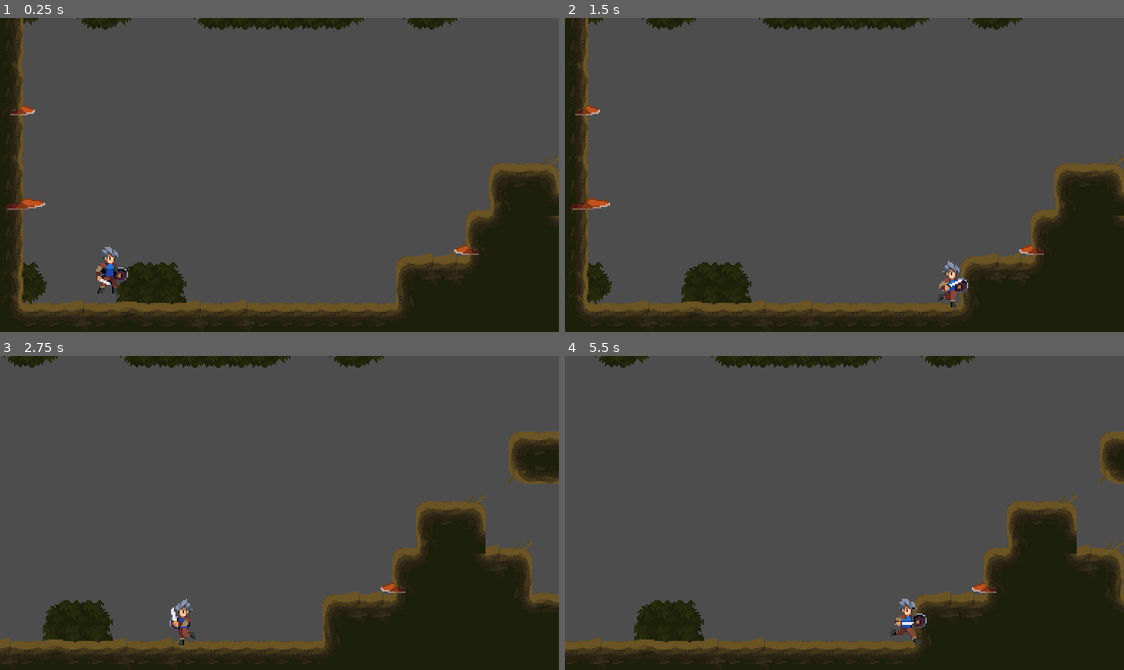
Above: before the commit, frames 1-4 (two rows, left to right).
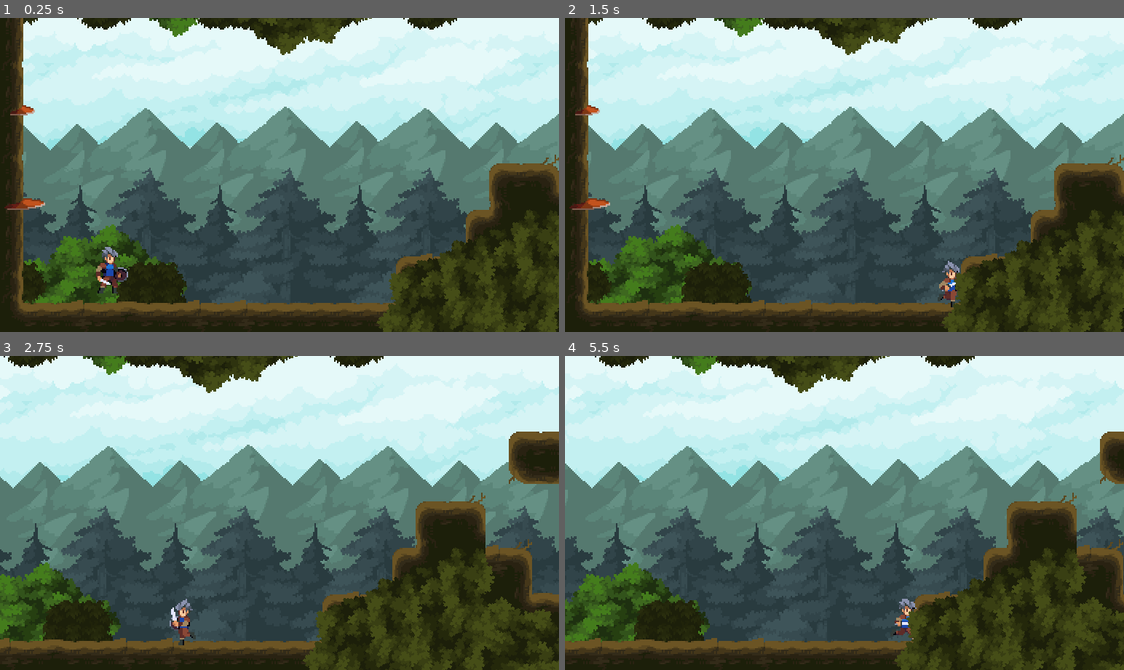
Above: after the commit, the same moments.

Repository: ukagaka/rpg-adventure
Game: Godot game, scene res://world.tscn
Two runs of this game, one before a commit and one after it. Both use one fixed random seed, a clock stepped at 60 frames per second and the inputs below.
Inputs:
- Up to frame 1 (0.25 s): no input
- Up to frame 2 (1.5 s): hold Right (move_right) from 0.53 s (still down); tap Space (jump) at 0.77 s
- Up to frame 3 (2.75 s): tap Space (jump) at 1.52 s; release Right (move_right) at 2.03 s; hold Left (move_left) from 2.03 s (still down)
- Up to frame 4 (5.5 s): release Left (move_left) at 2.78 s; hold Right (move_right) 2.78-4.28 s; tap Space (jump) at 3.02, 3.77, 4.52 s; hold Left (move_left) 4.28-5.03 s; hold Right (move_right) from 5.03 s (still down)

The runs differ from the first frame. In frame 1, 73% of the frame differs, in the area x 3-100%, y 0-100%; in frame 2, 73%; in frame 3, 74%; in frame 4, 75%, in the area x 0-100%, y 0-100%.

Commit message:
03:视差背景
1、使用 ParallaxBackground  节点，设置 layer 属性来确定前景和背景组
2、使用 ParallaxLayer 节点，设置 Scale 来设置运动快慢来造成时差（远处物体运动慢，近处物体运动快）
3、设置 ParallaxLayer 节点的 Mirroring 属性来让背景图进行滚动运行（不需要拉伸背景图）

Diff:
--- a/world.tscn
+++ b/world.tscn
@@ -1,8 +1,10 @@
-[gd_scene load_steps=6 format=3 uid="uid://c5f1tlpsk3rsm"]
-
-[ext_resource type="Texture2D" uid="uid://bgrjvpwyxuxge" path="res://Tree-Assets.png" id="1_frukv"]
+[gd_scene load_steps=8 format=3 uid="uid://c5f1tlpsk3rsm"]
+
+[ext_resource type="Texture2D" uid="uid://bgrjvpwyxuxge" path="res://assets/legacy_fantasy/trees/Tree-Assets.png" id="1_frukv"]
 [ext_resource type="Script" path="res://world.gd" id="1_wp80j"]
 [ext_resource type="PackedScene" uid="uid://bah20vs1e6lfq" path="res://player.tscn" id="2_gtqss"]
+[ext_resource type="Texture2D" uid="uid://cm36ovvufme5r" path="res://assets/legacy_fantasy/background/Background.png" id="4_mrpj4"]
+[ext_resource type="Texture2D" uid="uid://d4frfl5vltmt7" path="res://assets/legacy_fantasy/trees/Background.png" id="5_e00s6"]
 
 [sub_resource type="TileSetAtlasSource" id="TileSetAtlasSource_ccof1"]
 texture = ExtResource("1_frukv")
@@ -481,3 +483,259 @@
 drag_horizontal_enabled = true
 drag_vertical_enabled = true
 editor_draw_drag_margin = true
+
+[node name="Decorations" type="Node2D" parent="."]
+metadata/_edit_lock_ = true
+metadata/_edit_group_ = true
+
+[node name="Background" type="ParallaxBackground" parent="Decorations"]
+
+[node name="Sky" type="ParallaxLayer" parent="Decorations/Background"]
+position = Vector2(-1, 0)
+motion_scale = Vector2(0.3, 0.1)
+motion_mirroring = Vector2(480, 2.08165e-12)
+
+[node name="Background" type="Sprite2D" parent="Decorations/Background/Sky"]
+texture = ExtResource("4_mrpj4")
+centered = false
+
+[node name="Hills" type="ParallaxLayer" parent="Decorations/Background"]
+motion_scale = Vector2(0.5, 0.3)
+motion_mirroring = Vector2(384, 2.08165e-12)
+
+[node name="Background" type="Sprite2D" parent="Decorations/Background/Hills"]
+position = Vector2(47, 175)
+texture = ExtResource("5_e00s6")
+region_enabled = true
+region_rect = Rect2(800, 0, 96, 256)
+
+[node name="Background2" type="Sprite2D" parent="Decorations/Background/Hills"]
+position = Vector2(143, 174)
+texture = ExtResource("5_e00s6")
+region_enabled = true
+region_rect = Rect2(800, 0, 96, 256)
+
+[node name="Background3" type="Sprite2D" parent="Decorations/Background/Hills"]
+position = Vector2(239, 173)
+texture = ExtResource("5_e00s6")
+region_enabled = true
+region_rect = Rect2(800, 0, 96, 256)
+
+[node name="Background4" type="Sprite2D" parent="Decorations/Background/Hills"]
+position = Vector2(335, 174)
+texture = ExtResource("5_e00s6")
+region_enabled = true
+region_rect = Rect2(800, 0, 96, 256)
+
+[node name="Trees" type="ParallaxLayer" parent="Decorations/Background"]
+motion_scale = Vector2(0.6, 0.5)
+motion_mirroring = Vector2(384, 2.08165e-12)
+
+[node name="Background" type="Sprite2D" parent="Decorations/Background/Trees"]
+position = Vector2(48, 231)
+texture = ExtResource("5_e00s6")
+region_enabled = true
+region_rect = Rect2(112, 0, 96, 256)
+
+[node name="Background2" type="Sprite2D" parent="Decorations/Background/Trees"]
+position = Vector2(144, 231)
+texture = ExtResource("5_e00s6")
+region_enabled = true
+region_rect = Rect2(112, 0, 96, 256)
+
+[node name="Background3" type="Sprite2D" parent="Decorations/Background/Trees"]
+position = Vector2(240, 231)
+texture = ExtResource("5_e00s6")
+region_enabled = true
+region_rect = Rect2(112, 0, 96, 256)
+
+[node name="Background4" type="Sprite2D" parent="Decorations/Background/Trees"]
+position = Vector2(336, 231)
+texture = ExtResource("5_e00s6")
+region_enabled = true
+region_rect = Rect2(112, 0, 96, 256)
+
+[node name="Bushes" type="ParallaxLayer" parent="Decorations/Background"]
+motion_scale = Vector2(0.9, 0.9)
+
+[node name="Tree-assets" type="Sprite2D" parent="Decorations/Background/Bushes"]
+position = Vector2(81, 178)
+texture = ExtResource("1_frukv")
+region_enabled = true
+region_rect = Rect2(210, 5, 124, 86)
+
+[node name="Tree-assets2" type="Sprite2D" parent="Decorations/Background/Bushes"]
+position = Vector2(587, 168)
+texture = ExtResource("1_frukv")
+region_enabled = true
+region_rect = Rect2(210, 5, 124, 86)
+
+[node name="Tree-assets3" type="Sprite2D" parent="Decorations/Background/Bushes"]
+position = Vector2(146, -37)
+texture = ExtResource("1_frukv")
+region_enabled = true
+region_rect = Rect2(210, 5, 124, 86)
+
+[node name="Tree-assets4" type="Sprite2D" parent="Decorations/Background/Bushes"]
+position = Vector2(1038, 173)
+texture = ExtResource("1_frukv")
+region_enabled = true
+region_rect = Rect2(210, 5, 124, 86)
+
+[node name="Tree-assets5" type="Sprite2D" parent="Decorations/Background/Bushes"]
+position = Vector2(776, 169)
+texture = ExtResource("1_frukv")
+region_enabled = true
+region_rect = Rect2(210, 5, 124, 86)
+
+[node name="Tree-assets6" type="Sprite2D" parent="Decorations/Background/Bushes"]
+position = Vector2(1074, -149)
+texture = ExtResource("1_frukv")
+region_enabled = true
+region_rect = Rect2(210, 5, 124, 86)
+
+[node name="Tree-assets7" type="Sprite2D" parent="Decorations/Background/Bushes"]
+position = Vector2(753, -130)
+texture = ExtResource("1_frukv")
+region_enabled = true
+region_rect = Rect2(210, 5, 124, 86)
+
+[node name="Tree-assets8" type="Sprite2D" parent="Decorations/Background/Bushes"]
+position = Vector2(1107, -22)
+texture = ExtResource("1_frukv")
+region_enabled = true
+region_rect = Rect2(210, 5, 124, 86)
+
+[node name="Tree-assets9" type="Sprite2D" parent="Decorations/Background/Bushes"]
+position = Vector2(935, -160)
+texture = ExtResource("1_frukv")
+region_enabled = true
+region_rect = Rect2(210, 5, 124, 86)
+
+[node name="Tree-assets10" type="Sprite2D" parent="Decorations/Background/Bushes"]
+position = Vector2(234, -71)
+texture = ExtResource("1_frukv")
+region_enabled = true
+region_rect = Rect2(210, 5, 124, 86)
+
+[node name="Tree-assets11" type="Sprite2D" parent="Decorations/Background/Bushes"]
+position = Vector2(61, -139)
+texture = ExtResource("1_frukv")
+region_enabled = true
+region_rect = Rect2(210, 5, 124, 86)
+
+[node name="Tree-assets12" type="Sprite2D" parent="Decorations/Background/Bushes"]
+position = Vector2(694, -156)
+texture = ExtResource("1_frukv")
+region_enabled = true
+region_rect = Rect2(210, 5, 124, 86)
+
+[node name="Tree-assets13" type="Sprite2D" parent="Decorations/Background/Bushes"]
+position = Vector2(688, -113)
+rotation = 3.66519
+texture = ExtResource("1_frukv")
+region_enabled = true
+region_rect = Rect2(210, 5, 124, 86)
+
+[node name="Foreground" type="ParallaxBackground" parent="Decorations"]
+layer = 1
+
+[node name="ParallaxLayer" type="ParallaxLayer" parent="Decorations/Foreground"]
+motion_offset = Vector2(1.3, 1.3)
+
+[node name="Tree-assets" type="Sprite2D" parent="Decorations/Foreground/ParallaxLayer"]
+position = Vector2(412, 198)
+rotation = 0.523598
+texture = ExtResource("1_frukv")
+region_enabled = true
+region_rect = Rect2(210, 101, 124, 86)
+
+[node name="Tree-assets15" type="Sprite2D" parent="Decorations/Foreground/ParallaxLayer"]
+position = Vector2(365, 177)
+rotation = 2.09439
+texture = ExtResource("1_frukv")
+region_enabled = true
+region_rect = Rect2(210, 101, 124, 86)
+
+[node name="Tree-assets2" type="Sprite2D" parent="Decorations/Foreground/ParallaxLayer"]
+position = Vector2(315, 198)
+rotation = 2.09439
+texture = ExtResource("1_frukv")
+region_enabled = true
+region_rect = Rect2(210, 101, 124, 86)
+
+[node name="Tree-assets5" type="Sprite2D" parent="Decorations/Foreground/ParallaxLayer"]
+position = Vector2(220, -27)
+texture = ExtResource("1_frukv")
+region_enabled = true
+region_rect = Rect2(210, 101, 124, 86)
+
+[node name="Tree-assets6" type="Sprite2D" parent="Decorations/Foreground/ParallaxLayer"]
+position = Vector2(139, -192)
+texture = ExtResource("1_frukv")
+region_enabled = true
+region_rect = Rect2(210, 101, 124, 86)
+
+[node name="Tree-assets7" type="Sprite2D" parent="Decorations/Foreground/ParallaxLayer"]
+position = Vector2(598, -185)
+texture = ExtResource("1_frukv")
+region_enabled = true
+region_rect = Rect2(210, 101, 124, 86)
+
+[node name="Tree-assets8" type="Sprite2D" parent="Decorations/Foreground/ParallaxLayer"]
+position = Vector2(747, -179)
+texture = ExtResource("1_frukv")
+region_enabled = true
+region_rect = Rect2(210, 101, 124, 86)
+
+[node name="Tree-assets9" type="Sprite2D" parent="Decorations/Foreground/ParallaxLayer"]
+position = Vector2(1120, -121)
+texture = ExtResource("1_frukv")
+region_enabled = true
+region_rect = Rect2(210, 101, 124, 86)
+
+[node name="Tree-assets10" type="Sprite2D" parent="Decorations/Foreground/ParallaxLayer"]
+position = Vector2(1027, 199)
+texture = ExtResource("1_frukv")
+region_enabled = true
+region_rect = Rect2(210, 101, 124, 86)
+
+[node name="Tree-assets14" type="Sprite2D" parent="Decorations/Foreground/ParallaxLayer"]
+position = Vector2(1083, 56)
+rotation = 1.0472
+texture = ExtResource("1_frukv")
+region_enabled = true
+region_rect = Rect2(210, 101, 124, 86)
+
+[node name="Tree-assets11" type="Sprite2D" parent="Decorations/Foreground/ParallaxLayer"]
+position = Vector2(612, 193)
+rotation = 0.261799
+texture = ExtResource("1_frukv")
+region_enabled = true
+region_rect = Rect2(210, 101, 124, 86)
+
+[node name="Tree-assets12" type="Sprite2D" parent="Decorations/Foreground/ParallaxLayer"]
+position = Vector2(764, 208)
+texture = ExtResource("1_frukv")
+region_enabled = true
+region_rect = Rect2(210, 101, 124, 86)
+
+[node name="Tree-assets13" type="Sprite2D" parent="Decorations/Foreground/ParallaxLayer"]
+position = Vector2(491, -27)
+rotation = 0.523598
+texture = ExtResource("1_frukv")
+region_enabled = true
+region_rect = Rect2(210, 101, 124, 86)
+
+[node name="Tree-assets3" type="Sprite2D" parent="Decorations/Foreground/ParallaxLayer"]
+position = Vector2(46, -66)
+texture = ExtResource("1_frukv")
+region_enabled = true
+region_rect = Rect2(210, 101, 124, 86)
+
+[node name="Tree-assets4" type="Sprite2D" parent="Decorations/Foreground/ParallaxLayer"]
+position = Vector2(76, -72)
+rotation = 0.785397
+texture = ExtResource("1_frukv")
+region_enabled = true
+region_rect = Rect2(210, 101, 124, 86)
Binary file added: assets/legacy_fantasy/background/Background.png
Not shown, added: assets/legacy_fantasy/background/Background.png.import
Binary file added: assets/legacy_fantasy/trees/Background.png
Not shown, changed: assets/legacy_fantasy/trees/Background.png.import
Renamed: Tree-Assets.png -> assets/legacy_fantasy/trees/Tree-Assets.png
Not shown, added: assets/legacy_fantasy/trees/Tree-Assets.png.import
